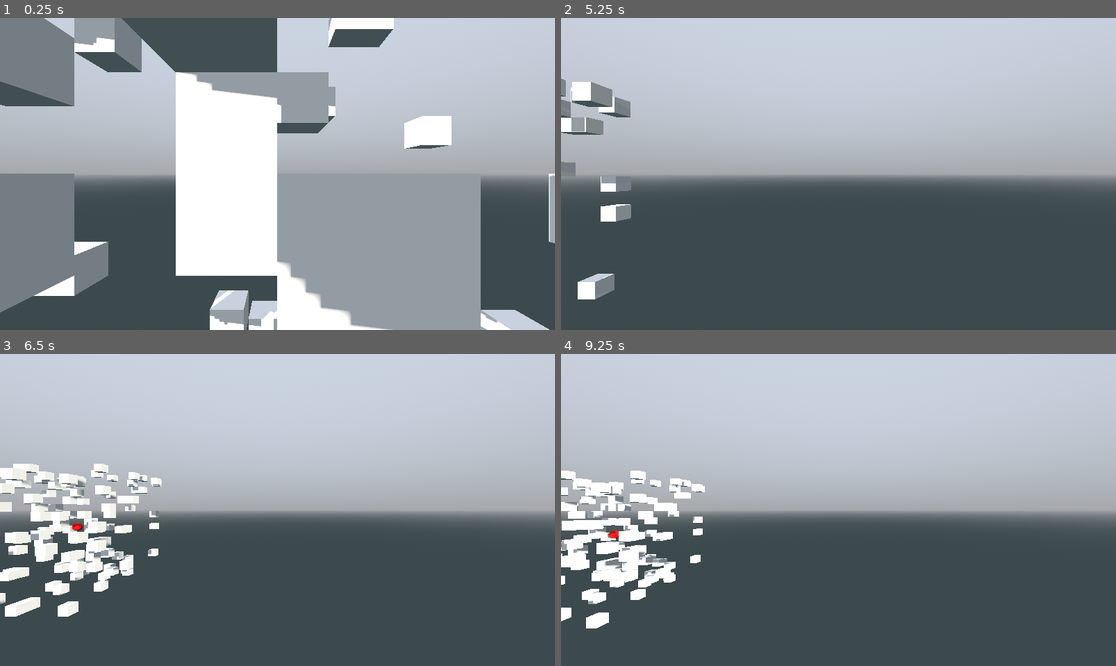
Above: before the commit, frames 1-4 (two rows, left to right).
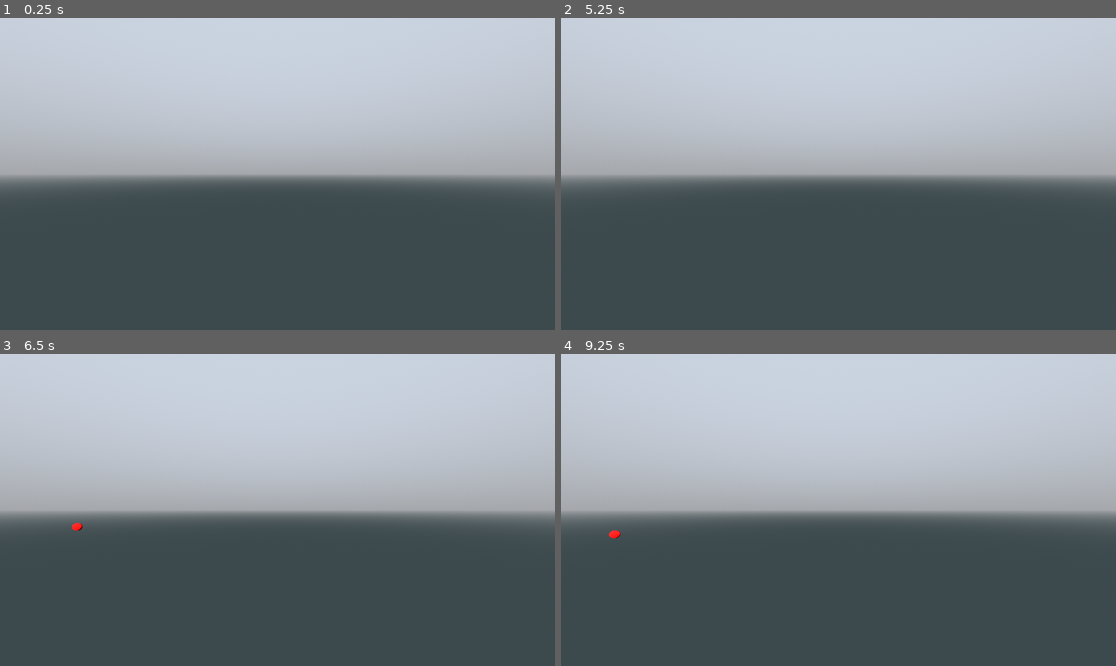
Above: after the commit, the same moments.

Repository: pixerhp/Hatchetflair
Game: Godot game, scene res://topscenes/gameplay_topscene.tscn
Same seed, same stepped clock (60 frames per second), same inputs: the game is played once before the commit and once after it.
Inputs (mouse positions are in pixels of both pictures, inside the frame that each line leads up to):
- Up to frame 1 (0.25 s): no input
- Up to frame 2 (5.25 s): move the mouse to (960, 158) at 0.52 s; hold D (move_right) 0.53-1.28 s; hold Shift (speed_faster) 0.53-1.28 s; click (960, 158) at 0.67 s; move the mouse to (727, 189) at 1.27 s; hold S (move_backwards) 1.28-2.03 s; tap Ctrl (speed_slower) at 1.35, 2.85, 4.35 s; tap Enter at 2, 3.5, 5 s; move the mouse to (894, 105) at 2.02 s; hold D (move_right) 2.03-2.78 s; hold Shift (speed_faster) 2.03-2.78 s; tap Space (move_jump_up) at 2.75, 4.25 s; move the mouse to (810, 236) at 2.77 s; hold W (move_forwards) 2.78-3.53 s; click (810, 236) at 2.92 s; move the mouse to (1005, 220) at 3.52 s; hold Shift (speed_faster) 3.53-4.28 s; hold A (move_left) 3.53-5.03 s; move the mouse to (672, 127) at 4.27 s; move the mouse to (866, 174) at 5.02 s; hold S (move_backwards) from 5.03 s (still down); hold Shift (speed_faster) from 5.03 s (still down); click (866, 174) at 5.17 s
- Up to frame 3 (6.5 s): move the mouse to (194, 432) at 5.77 s; release S (move_backwards) at 5.78 s; release Shift (speed_faster) at 5.78 s; hold D (move_right) from 5.78 s (still down); tap Ctrl (speed_slower) at 5.85 s
- Up to frame 4 (9.25 s): move the mouse to (960, 494) at 6.52 s; release D (move_right) at 6.53 s; hold W (move_forwards) 6.53-7.28 s; hold Shift (speed_faster) 6.53-7.28 s; move the mouse to (727, 525) at 7.27 s; hold D (move_right) 7.28-8.03 s; tap Ctrl (speed_slower) at 7.35, 8.85 s; click (727, 525) at 7.42 s; tap Space (move_jump_up) at 8 s; move the mouse to (894, 441) at 8.02 s; hold S (move_backwards) 8.03-8.78 s; hold Shift (speed_faster) 8.03-8.78 s; move the mouse to (810, 572) at 8.77 s; hold A (move_left) from 8.78 s (still down)

The runs differ from the first frame. In frame 1, 51% of the frame differs, in the area x 0-100%, y 0-100%; in frame 2, 2.3%; in frame 3, 5.7%; in frame 4, 5.0%.

Commit message:
Prepare for rhombdo testing

Diff:
--- a/scripts/tchunks_manager.gd
+++ b/scripts/tchunks_manager.gd
@@ -112,6 +112,11 @@
 				verts_ref.size()-3, verts_ref.size()-1, verts_ref.size()-2,
 			])
 
+	func mesh_tess_rhombdo(
+		pos: Vector3i, tc_27: Array[TChunk],
+		verts_ref: PackedVector3Array, inds_ref: PackedInt32Array, norms_ref: PackedVector3Array,
+	):
+		pass
 
 func _init():
 	assert(TCHUNK_PAD_L <= TCHUNK_L)
@@ -120,7 +125,8 @@
 
 func _ready():
 	var test_chunk: TChunk = TChunk.new()
-	#test_chunk.tile_shapes.fill(TILE_SHAPE.EMPTY)
-	test_chunk.randomize_tiles()
-	test_chunk.generate_mesh()
+	test_chunk.tile_shapes.fill(TILE_SHAPE.EMPTY)
+	test_chunk.tile_shapes[0] = TILE_SHAPE.TESS_RHOMBDO
+	#test_chunk.randomize_tiles()
+	#test_chunk.generate_mesh()
 	add_child(test_chunk.mesh_instance_node)
